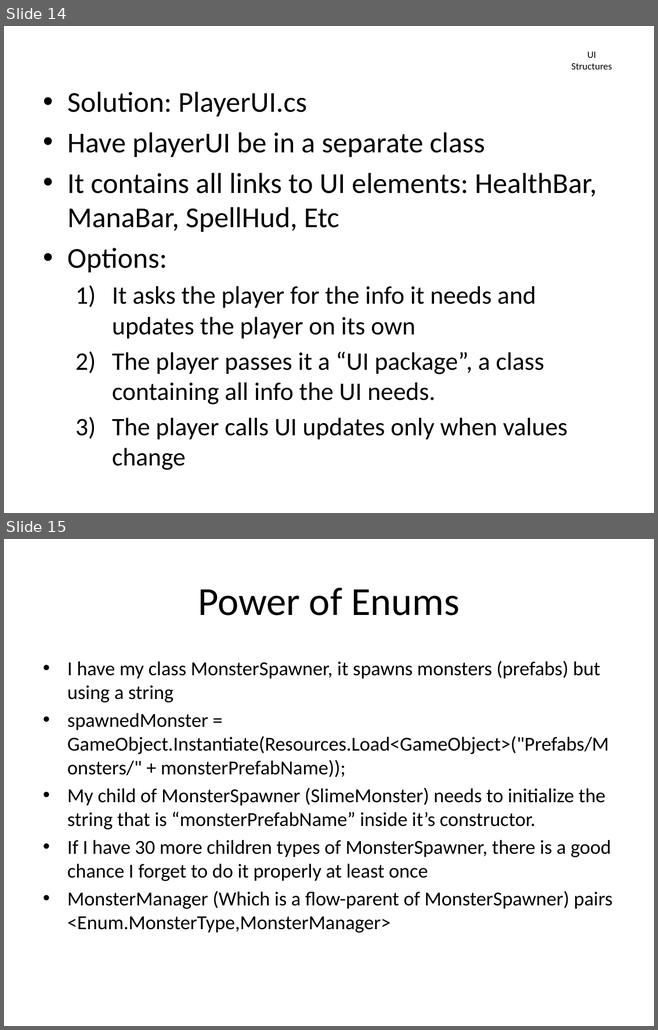
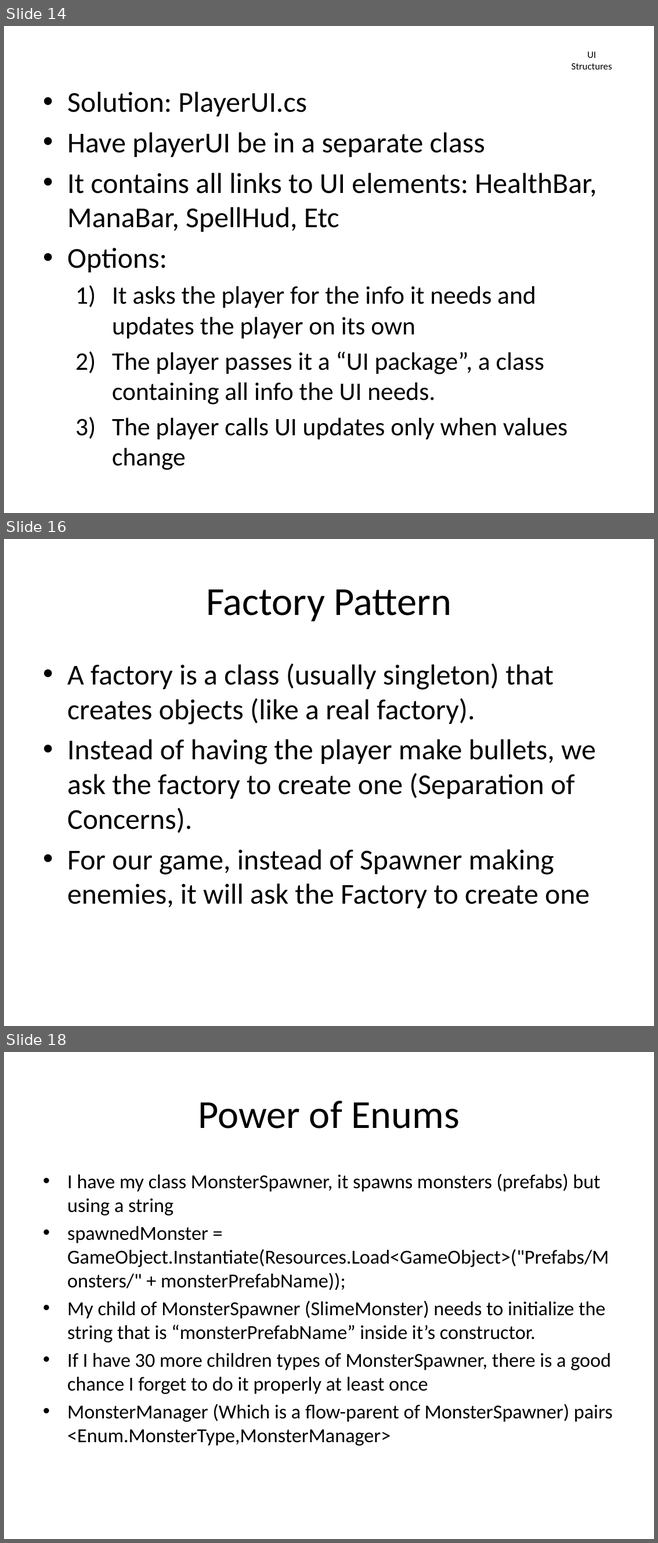
Before and after one commit to mattstg/GoopSoupV2, a slide deck: Docs/FlowPresentation.pptx. Shown one above the other, each under a label of ours: slides 14 and 15 before the commit, slides 14, 16 and 18 after it; the slides between them are not shown. The pictures are 658x1030 and 658x1543 pixels, drawn with LibreOffice and Linux fonts; fonts in the diff are those of the drawing. Boxes give left, top, right and bottom in pixels: in the first picture for what was removed or moved away, otherwise in the second. Text is boxed around its words. In the diff, an @@ line names an element or a change of style, - is before the commit and + after.

```diff
--- a/Docs/FlowPresentation.pptx
+++ b/Docs/FlowPresentation.pptx
@@ slide 16 added at (4, 539, 654, 1026), background #FFFFFF @@
@@ title added at (206, 589, 451, 621), 44 pt, text #000000 @@
+Factory Pattern
@@ text added at (67, 663, 596, 908), 32 pt, text #000000 @@
+• A factory is a class (usually singleton) that creates objects (like a real factory).
+• Instead of having the player make bullets, we ask the factory to create one (Separation of Concerns).
+• For our game, instead of Spawner making enemies, it will ask the Factory to create one
@@ what was slide 15 is now slide 18 @@
```
Also in this commit, not shown: 2 other slides added, 1 other file.
